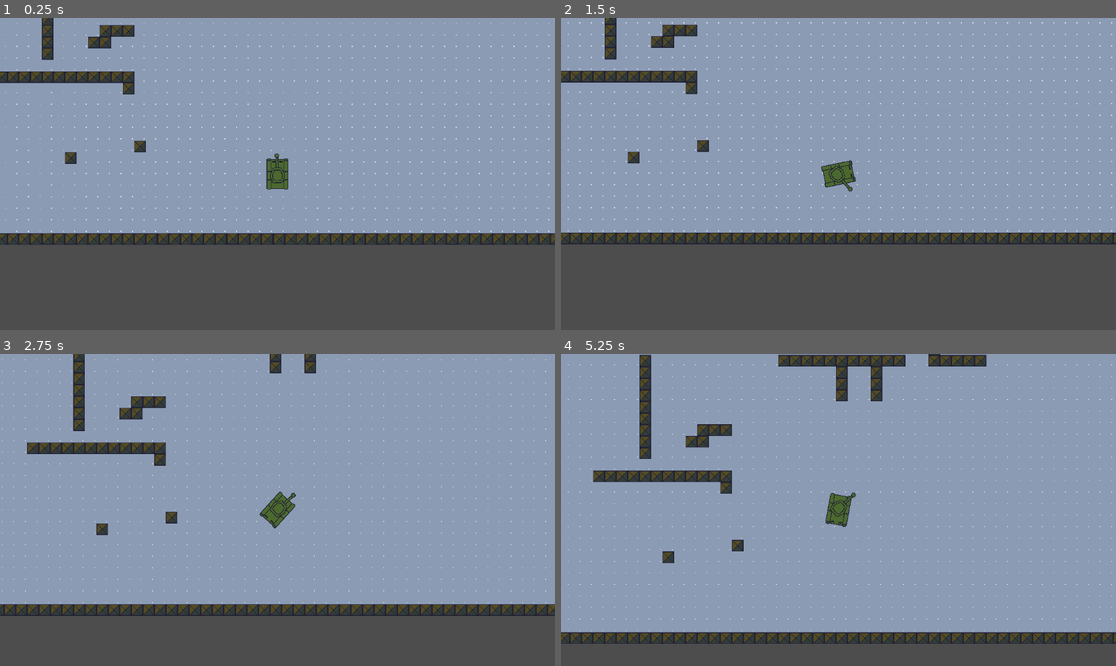
Above: before the commit, frames 1-4 (two rows, left to right).
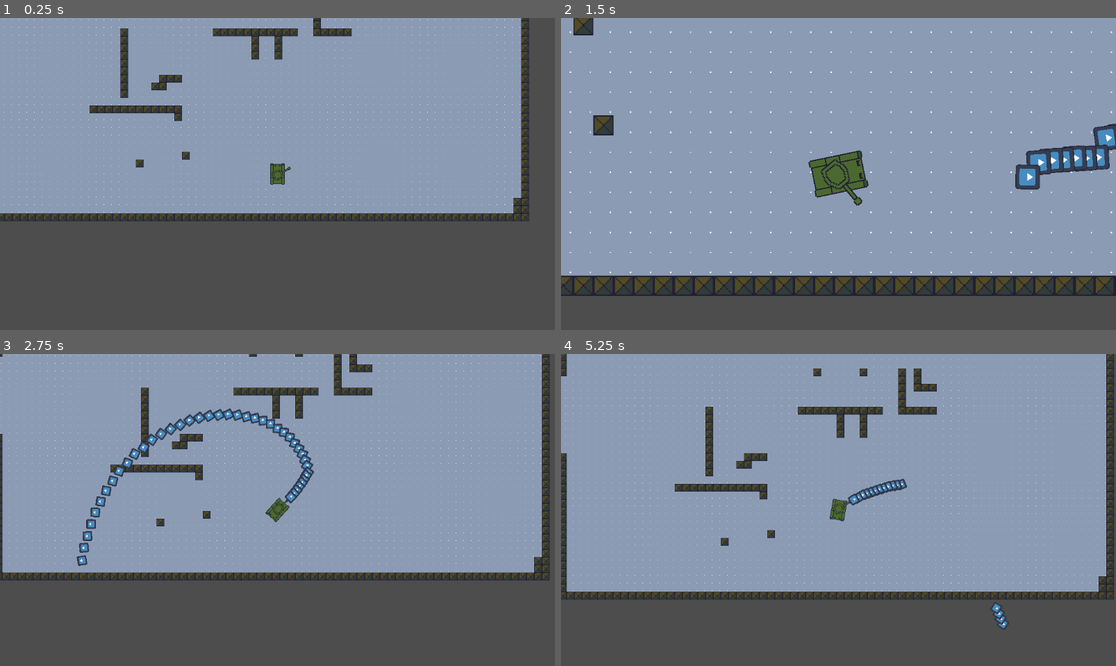
Above: after the commit, the same moments.

Repository: jamesfoxbr/Tanks
Game: Godot game, scene res://Scenes/main.tscn
Two runs of this game, one before a commit and one after it. Both use one fixed random seed, a clock stepped at 60 frames per second and the inputs below. The engine's default icon, where the game draws it, is replaced by a stand-in: a white triangle on a blue panel in a dark square.
Inputs (mouse positions are in pixels of both pictures, inside the frame that each line leads up to):
- Up to frame 1 (0.25 s): no input
- Up to frame 2 (1.5 s): move the mouse to (960, 158) at 0.52 s; press the mouse at (960, 158) at 0.53 s; hold Right (ui_right) 0.53-1.28 s; tap Mouse wheel down (zoom_in, bound only after the commit) at 0.8, 1.35 s; move the mouse to (727, 189) at 1.27 s; release the mouse at (727, 189) at 1.28 s; hold Down (ui_down) from 1.28 s (still down)
- Up to frame 3 (2.75 s): tap Mouse wheel up (zoom_out, bound only after the commit) at 1.55, 2.1 s; move the mouse to (333, 441) at 2.02 s; release Down (ui_down) at 2.03 s; press the mouse at (333, 441) at 2.03 s; hold Right (ui_right) from 2.03 s (still down)
- Up to frame 4 (5.25 s): move the mouse to (810, 572) at 2.77 s; release Right (ui_right) at 2.78 s; release the mouse at (810, 572) at 2.78 s; hold Up (ui_up) 2.78-3.53 s; click (810, 572) at 2.85 s; tap Mouse wheel down (zoom_in, bound only after the commit) at 3.05, 3.6 s; move the mouse to (1005, 556) at 3.52 s; hold Left (ui_left) 3.53-5.03 s; tap Mouse wheel up (zoom_out, bound only after the commit) at 3.8, 4.35 s; move the mouse to (672, 463) at 4.27 s; click (672, 463) at 4.55 s; move the mouse to (866, 510) at 5.02 s; press the mouse at (866, 510) at 5.03 s; hold Down (ui_down) from 5.03 s (still down)

The runs differ from the first frame. In frame 1, 19% of the frame differs, in the area x 0-100%, y 0-73%; in frame 2, 26%, in the area x 0-100%, y 0-90%; in frame 3, 23%; in frame 4, 26%.

Commit message:
Added smooth camera zooming
Now you can zoom in and out scrolling mousewhell

Diff:
--- /dev/null
+++ b/Scenes/bullet.tscn
@@ -0,0 +1,19 @@
+[gd_scene load_steps=4 format=3 uid="uid://dc6hr0ddpkueq"]
+
+[ext_resource type="Texture2D" uid="uid://v1hg4b334te4" path="res://icon.svg" id="1_i2o46"]
+[ext_resource type="Script" path="res://Scripts/bullet.gd" id="1_xhi80"]
+
+[sub_resource type="CircleShape2D" id="CircleShape2D_l2mc4"]
+
+[node name="Bullet" type="Area2D"]
+script = ExtResource("1_xhi80")
+
+[node name="CollisionShape2D" type="CollisionShape2D" parent="."]
+shape = SubResource("CircleShape2D_l2mc4")
+
+[node name="Sprite2D" type="Sprite2D" parent="."]
+rotation = 1.5708
+scale = Vector2(0.15, 0.15)
+texture = ExtResource("1_i2o46")
+
+[node name="OnScreen" type="VisibleOnScreenNotifier2D" parent="."]
--- a/Scenes/tank.tscn
+++ b/Scenes/tank.tscn
@@ -1,9 +1,10 @@
-[gd_scene load_steps=6 format=3 uid="uid://c12kmqkvm8382"]
+[gd_scene load_steps=7 format=3 uid="uid://c12kmqkvm8382"]
 
 [ext_resource type="Script" path="res://Scripts/Tank.gd" id="1_bpr08"]
 [ext_resource type="Texture2D" uid="uid://ch3mnrpcui6t5" path="res://Sprites/tank.png" id="2_pshha"]
 [ext_resource type="Script" path="res://scripts/TurretSprite.gd" id="3_qdtmb"]
 [ext_resource type="Texture2D" uid="uid://bwj0c7ukey10x" path="res://Sprites/Turret.png" id="3_r5e5p"]
+[ext_resource type="Script" path="res://Scripts/TankTopCamera.gd" id="5_eu0xx"]
 
 [sub_resource type="RectangleShape2D" id="RectangleShape2D_ify45"]
 size = Vector2(112, 160)
@@ -20,14 +21,17 @@
 
 [node name="TurretSprite" type="Sprite2D" parent="."]
 position = Vector2(0.44519, 9.2905)
-rotation = -1.57079
 scale = Vector2(4.08594, 4.08594)
 texture = ExtResource("3_r5e5p")
 offset = Vector2(10.026, -0.108978)
 script = ExtResource("3_qdtmb")
 
+[node name="Muzzle" type="Marker2D" parent="TurretSprite"]
+position = Vector2(36.608, 0)
+
 [node name="CollisionShape2D" type="CollisionShape2D" parent="."]
 shape = SubResource("RectangleShape2D_ify45")
 
-[node name="Camera2D" type="Camera2D" parent="."]
-zoom = Vector2(1.5, 1.5)
+[node name="TankTopCamera" type="Camera2D" parent="."]
+zoom = Vector2(2, 2)
+script = ExtResource("5_eu0xx")
--- a/Scripts/Tank.gd
+++ b/Scripts/Tank.gd
@@ -1,4 +1,6 @@
 extends CharacterBody2D
+
+@onready var Bullet = preload("res://Scenes/bullet.tscn")
 
 var speed = 0
 @export var max_speed = 40
@@ -19,7 +21,17 @@
 	collision()
 	move_and_slide()
 
+	if Input.is_action_pressed("shoot"):
+		shoot(delta)
+
 #	print(direction)
+
+func shoot(delta):
+	var b = Bullet.instantiate()
+	owner.add_child(b)
+
+	b.transform = $TurretSprite/Muzzle.global_transform
+	b.position += transform.y * randf_range(-300,300) * delta
 
 func movement(delta):
 	var handling: float = 1.5
--- /dev/null
+++ b/Scripts/TankTopCamera.gd
@@ -0,0 +1,24 @@
+extends Camera2D
+
+var zoom_increment: float = 2
+var zoom_current: float = 1
+var zoom_target: float = 1
+
+func _ready():
+	pass
+
+func _process(delta):
+	if(Input.is_action_just_released("zoom_in")):
+		zoom_target = zoom_current + zoom_increment
+
+	if(Input.is_action_just_released("zoom_out")):
+		zoom_target = zoom_current - zoom_increment
+
+	zoom_current = lerp(zoom_current, zoom_target, zoom_increment * delta)
+
+	if zoom_current < 1:
+		zoom_current = 1
+	if zoom_current > 4:
+		zoom_current = 4
+
+	set_zoom(Vector2(zoom_current, zoom_current))
--- /dev/null
+++ b/Scripts/bullet.gd
@@ -0,0 +1,16 @@
+extends Area2D
+
+var speed = 550
+var max = 50
+
+
+func _physics_process(delta):
+	position += transform.x * speed * delta
+
+	if not get_node("OnScreen").is_on_screen():
+		queue_free()
+
+func _on_Bullet_body_entered(body):
+	if body.is_in_group("mobs"):
+		body.queue_free()
+	queue_free()
--- a/project.godot
+++ b/project.godot
@@ -49,6 +49,21 @@
 , Object(InputEventKey,"resource_local_to_scene":false,"resource_name":"","device":-1,"window_id":0,"alt_pressed":false,"shift_pressed":false,"ctrl_pressed":false,"meta_pressed":false,"pressed":false,"keycode":0,"physical_keycode":83,"key_label":0,"unicode":115,"echo":false,"script":null)
 ]
 }
+shoot={
+"deadzone": 0.5,
+"events": [Object(InputEventMouseButton,"resource_local_to_scene":false,"resource_name":"","device":-1,"window_id":0,"alt_pressed":false,"shift_pressed":false,"ctrl_pressed":false,"meta_pressed":false,"button_mask":1,"position":Vector2(222, 14),"global_position":Vector2(226, 57),"factor":1.0,"button_index":1,"pressed":true,"double_click":false,"script":null)
+]
+}
+zoom_in={
+"deadzone": 0.5,
+"events": [Object(InputEventMouseButton,"resource_local_to_scene":false,"resource_name":"","device":-1,"window_id":0,"alt_pressed":false,"shift_pressed":false,"ctrl_pressed":false,"meta_pressed":false,"button_mask":16,"position":Vector2(242, 16),"global_position":Vector2(246, 59),"factor":1.0,"button_index":5,"pressed":true,"double_click":false,"script":null)
+]
+}
+zoom_out={
+"deadzone": 0.5,
+"events": [Object(InputEventMouseButton,"resource_local_to_scene":false,"resource_name":"","device":-1,"window_id":0,"alt_pressed":false,"shift_pressed":false,"ctrl_pressed":false,"meta_pressed":false,"button_mask":8,"position":Vector2(159, 11),"global_position":Vector2(163, 54),"factor":1.0,"button_index":4,"pressed":true,"double_click":false,"script":null)
+]
+}
 
 [rendering]
 
